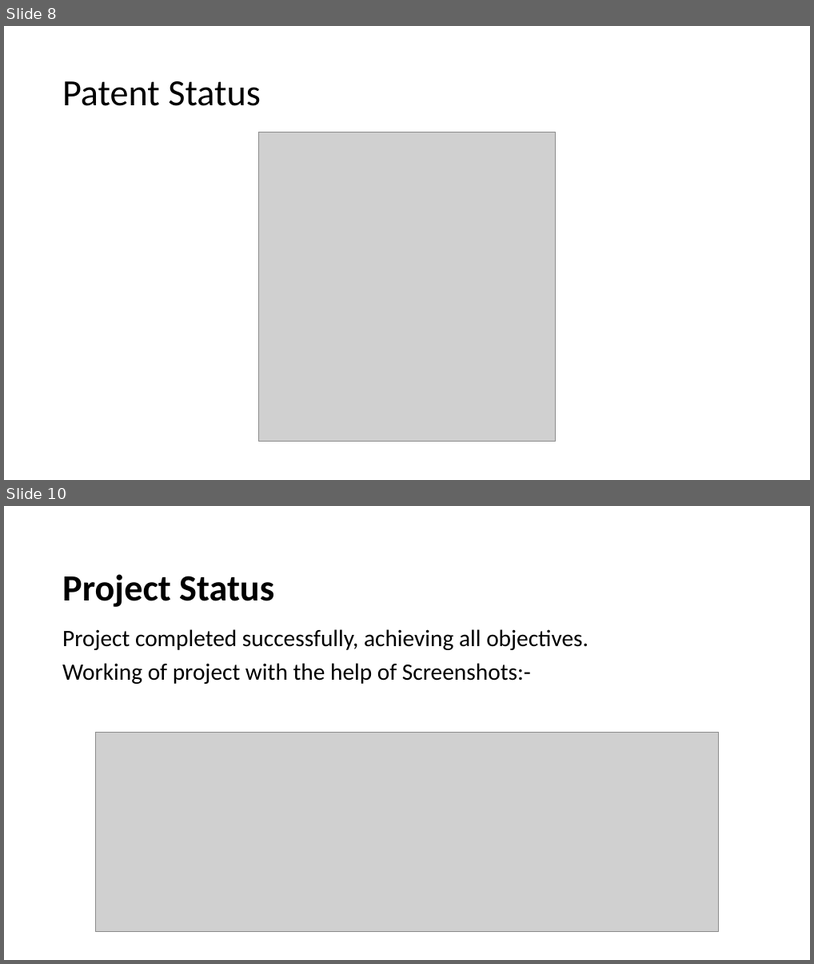
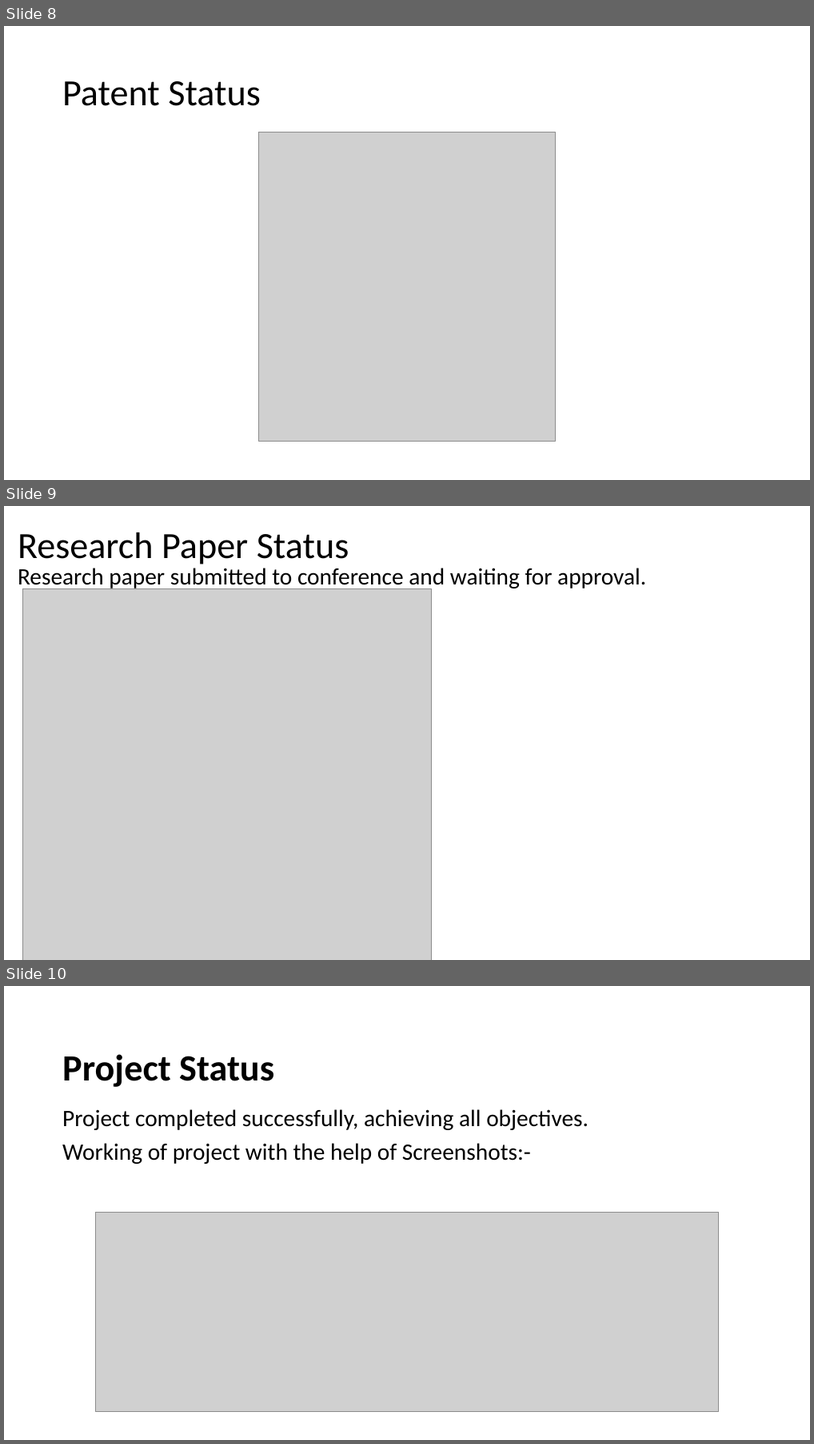
Before and after one commit to priyanshuraj-12/MajorProject, a slide deck: Project Presentation.pptx. Shown one above the other, each under a label of ours: slides 8 and 10 before the commit, slides 8, 9 and 10 after it; the slides between them are not shown. The pictures are 814x964 and 814x1444 pixels, drawn with LibreOffice and Linux fonts; fonts in the diff are those of the drawing; grey boxes stand for pictures. Boxes give left, top, right and bottom in pixels: in the first picture for what was removed or moved away, otherwise in the second. Text is boxed around its words. In the diff, an @@ line names an element or a change of style, - is before the commit and + after.

```diff
--- a/Project Presentation.pptx
+++ b/Project Presentation.pptx
@@ slide 9 added at (x1=4, y1=506, x2=810, y2=960), background #FFFFFF @@
@@ title added at (x1=18, y1=532, x2=350, y2=564), 44 pt, text #000000 @@
+Research Paper Status
@@ text added at (x1=18, y1=568, x2=646, y2=590), 28 pt, text #000000 @@
+Research paper submitted to conference and waiting for approval.
@@ picture added at (x1=22, y1=589, x2=432, y2=960) @@
```
Also in this commit, not shown: 2 slides changed, 1 other slide added, 2 slides removed.
